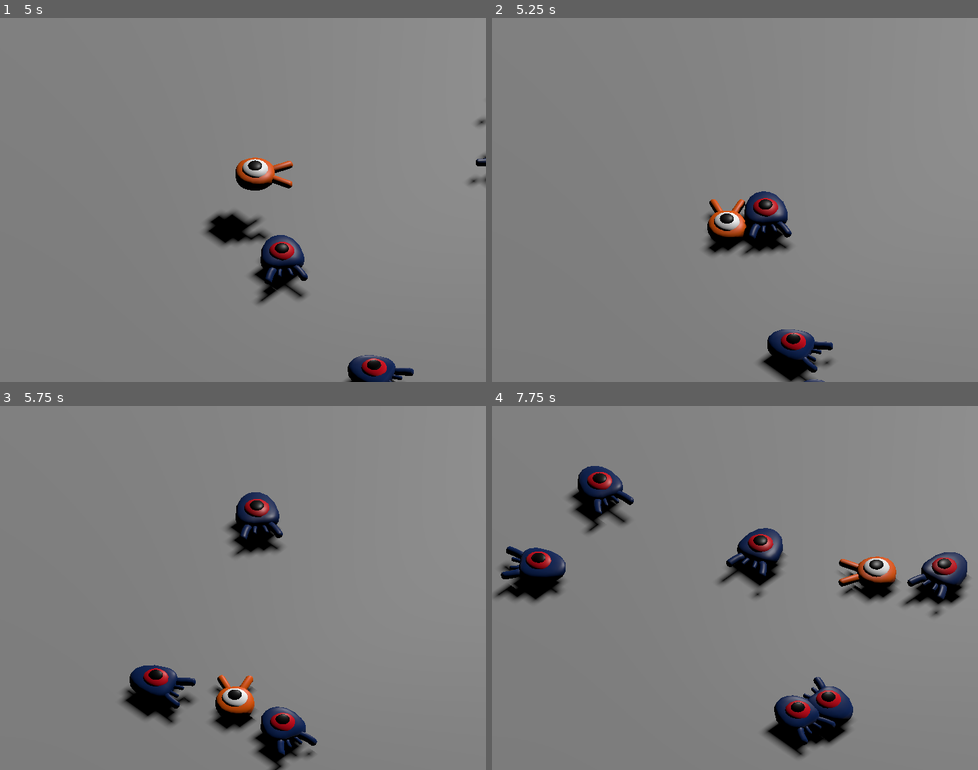
Above: before the commit, frames 1-4 (two rows, left to right).
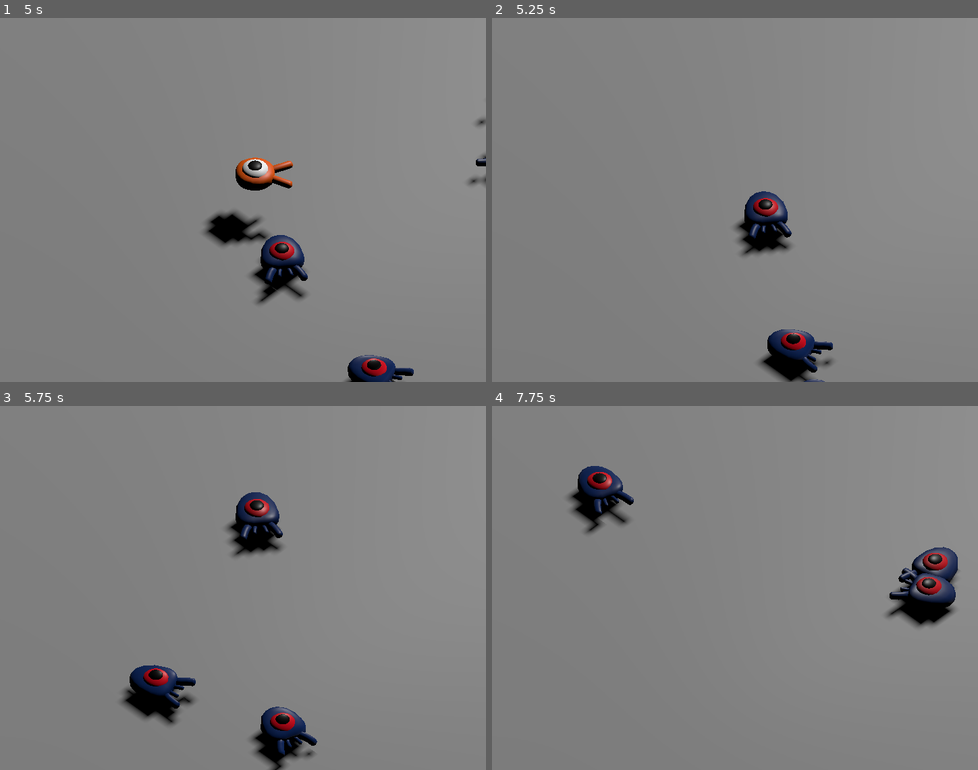
Above: after the commit, the same moments.

Repository: spacemanstan/SquashTheCreeps3D
Game: Godot game, scene res://main.tscn
The game is run twice, just before and just after one commit, with the same random seed, the same clock (stepped at 60 frames per second) and the same inputs.
Inputs:
- Up to frame 1 (5 s): tap Enter at 0.5 s; hold D (move_right) 0.53-1.28 s; tap Space (move_jump) at 0.77, 1.52, 3.02, 3.77, 4.52 s; hold S (move_backward) 1.28-2.03 s; hold D (move_right) 2.03-2.78 s; hold W (move_forward) 2.78-3.53 s; hold A (move_left) from 3.53 s (still down)
- Up to frame 2 (5.25 s): release A (move_left) at 5.03 s; hold S (move_backward) from 5.03 s (still down)
- Up to frame 3 (5.75 s): keep holding S (move_backward)
- Up to frame 4 (7.75 s): release S (move_backward) at 5.78 s; hold D (move_right) 5.78-6.53 s; tap Space (move_jump) at 6.02, 6.77, 7.52 s; hold W (move_forward) 6.53-7.28 s; hold D (move_right) from 7.28 s (still down)

Frame 1 is identical in both runs. In frame 2, 1.0% of the frame differs, in the area x 43-53%, y 49-66%; in frame 3, 1.0%; in frame 4, 8.9%, in the area x 0-99%, y 33-97%.

Commit message:
basically done

Diff:
--- a/Player.gd
+++ b/Player.gd
@@ -1,4 +1,7 @@
 extends CharacterBody3D
+
+# Emitted when player is hit by mob
+signal hit
 
 # fast as fuck boi
 @export var speed = 13 # m/s
@@ -86,3 +89,11 @@
 # re-enable jump on delay timer
 func _on_jump_delay_timeout():
 	can_jump = true
+
+
+func _on_mob_detector_body_entered(body):
+	die()
+
+func die():
+	hit.emit()
+	queue_free()
--- a/main.gd
+++ b/main.gd
@@ -24,10 +24,17 @@
 	mob_spawn_location.progress_ratio = randf()
 
 	# get player pos
-	var player_position = $Player.position
+	var player_position = $Player.position if $Player != null else  Vector3.ZERO
 
 	# initialize mob
 	mob.initialize(mob_spawn_location.position, player_position)
 
 	# add mob as child
 	add_child(mob)
+
+
+func _on_player_hit():
+	$MobTimerWindDown.start()
+
+func _on_mob_timer_wind_down_timeout():
+	$MobTImer.stop()
--- a/main.tscn
+++ b/main.tscn
@@ -76,11 +76,16 @@
 curve = SubResource("Curve3D_4bimu")
 
 [node name="SpawnLocation" type="PathFollow3D" parent="SpawnPath"]
-transform = Transform3D(-0.0049261, 0, -0.999987, 0, 1, 0, 0.999987, 0, -0.0049261, -14.0843, 0.9, -17.0531)
+transform = Transform3D(-0.0049267, 0, -0.999987, 0, 1, 0, 0.999987, 0, -0.0049267, -14.0843, 0.9, -17.0531)
 v_offset = 0.9
 
 [node name="MobTImer" type="Timer" parent="."]
 wait_time = 0.5
 autostart = true
 
+[node name="MobTimerWindDown" type="Timer" parent="."]
+one_shot = true
+
+[connection signal="hit" from="Player" to="." method="_on_player_hit"]
 [connection signal="timeout" from="MobTImer" to="." method="_on_mob_t_imer_timeout"]
+[connection signal="timeout" from="MobTimerWindDown" to="." method="_on_mob_timer_wind_down_timeout"]
--- a/player.tscn
+++ b/player.tscn
@@ -1,10 +1,14 @@
-[gd_scene load_steps=4 format=3 uid="uid://u02b4fwov0gt"]
+[gd_scene load_steps=5 format=3 uid="uid://u02b4fwov0gt"]
 
 [ext_resource type="Script" path="res://Player.gd" id="1_h0w1t"]
 [ext_resource type="PackedScene" uid="uid://wyivh0t1wul8" path="res://art/player.glb" id="1_pt7yu"]
 
 [sub_resource type="SphereShape3D" id="SphereShape3D_liqdq"]
 radius = 1.10104
+
+[sub_resource type="CylinderShape3D" id="CylinderShape3D_mt044"]
+height = 0.55
+radius = 1.29707
 
 [node name="Player" type="CharacterBody3D"]
 collision_mask = 6
@@ -23,4 +27,14 @@
 wait_time = 1.5
 one_shot = true
 
+[node name="MobDetector" type="Area3D" parent="."]
+collision_layer = 0
+collision_mask = 2
+monitorable = false
+
+[node name="CollisionShape3D" type="CollisionShape3D" parent="MobDetector"]
+transform = Transform3D(1, 0, 0, 0, 1, 0, 0, 0, 1, 0, 0.284359, 0)
+shape = SubResource("CylinderShape3D_mt044")
+
 [connection signal="timeout" from="JumpDelay" to="." method="_on_jump_delay_timeout"]
+[connection signal="body_entered" from="MobDetector" to="." method="_on_mob_detector_body_entered"]
